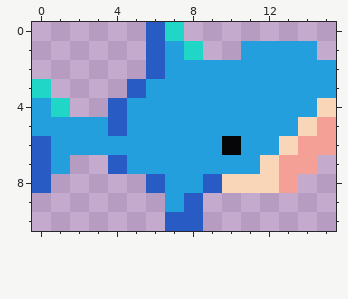
File history of a pixel-art file, assets/blahaj.aseprite. The picture above is the old version.
16x16 pixels, 1 frame. The old version is drawn lined up with the new one, on the new canvas.
After:
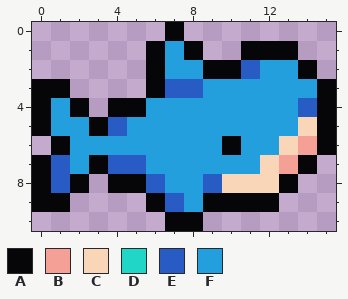
Palette (. is transparent): A #060608  B #f5a097  C #fad6b8  D #20d6c7  E #285cc4  F #249fde
The exact change:
canvas 16x16 -> 16x11, the old top-left corner now at 0,-4 (the part of the old canvas that was cut away was empty and is not shown)
y 0: x 6..7 ED -> .A
y 1: x 6 E -> A; x 8 D -> A; x 11..14 FFFF -> AAA.
y 2: x 6 E -> A; x 9..11 FFF -> AAE; x 14..15 FF -> A.
y 3: x 0..1 D. -> AA; x 5..8 EFFF -> .AEE; x 15 F -> A
y 4: x 0..2 FD. -> AFA; x 4..5 EF -> AA; x 14..15 FC -> EA
y 5: x 0 F -> A; x 3 F -> A; x 15 B -> A
y 6: x 0..1 EF -> .A; x 15 B -> A
y 7: x 0..3 EF.. -> AEFA; x 5 F -> E; x 14 B -> A
y 8: x 0..2 E.. -> AEA; x 4..5 .. -> AA; x 13 B -> A
y 9: x 0..1 .. -> AA; x 6..12 .FE.... -> AEFAAAA
y 10: x 7..8 EE -> AA
